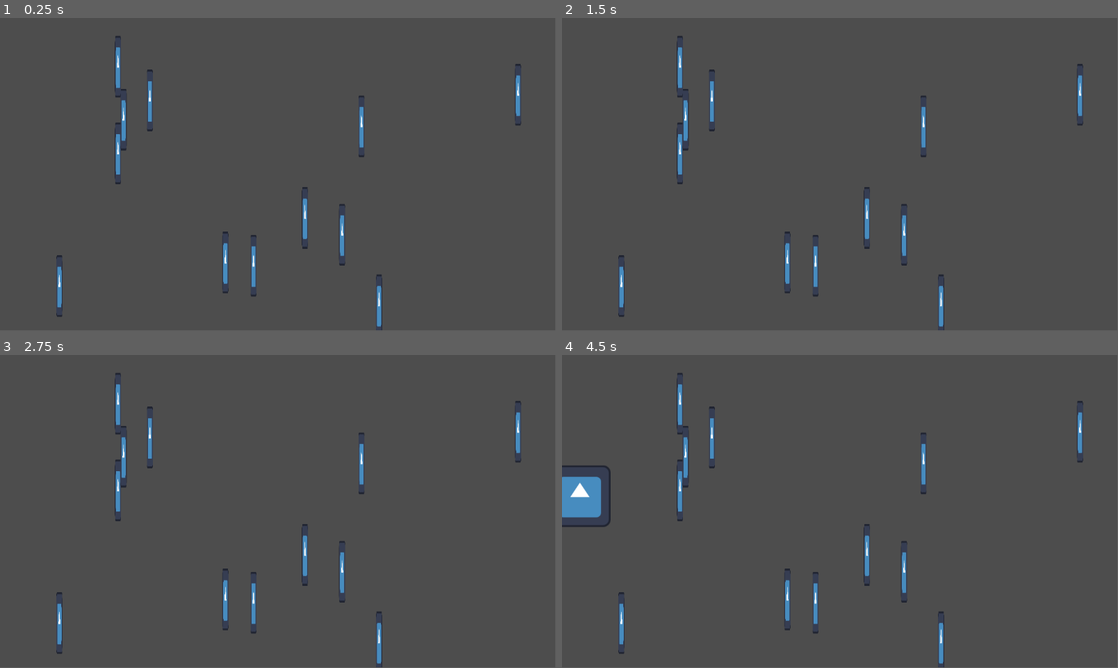
Above: before the commit, frames 1-4 (two rows, left to right).
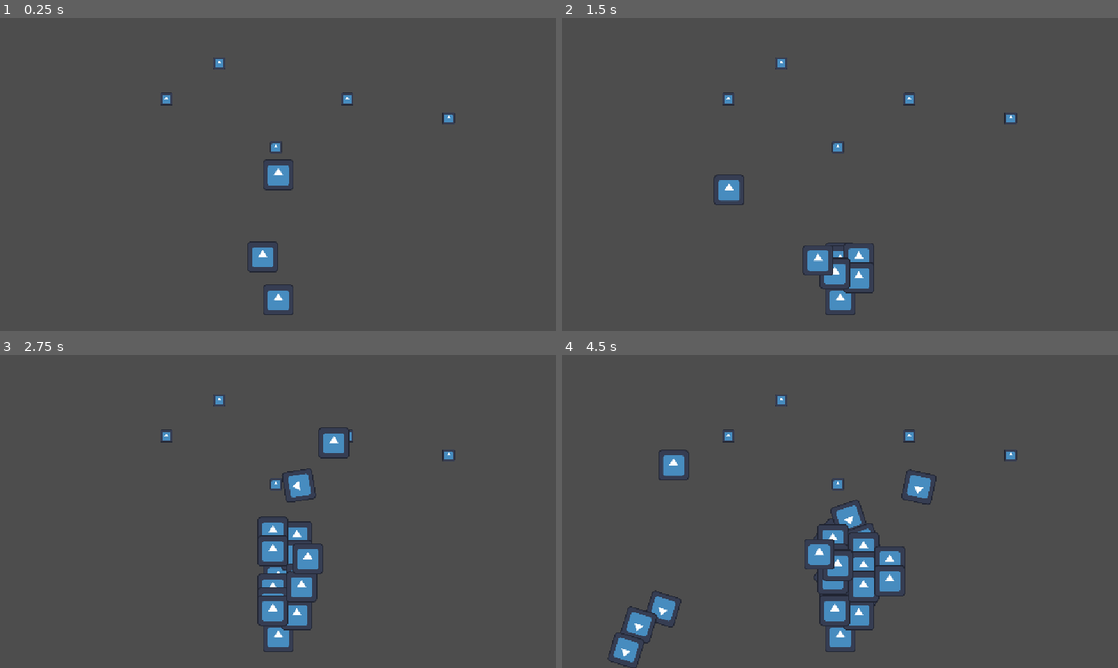
Above: after the commit, the same moments.

Repository: Raattis/ggj25
Game: Godot game, scene res://riku/maailma.tscn
Same seed, same stepped clock (60 frames per second), same inputs: the game is played once before the commit and once after it. Before the commit the project starts from res://vesa.tscn. The engine's default icon, where the game draws it, is replaced by a stand-in: a white triangle on a blue panel in a dark square.
Inputs (mouse positions are in pixels of both pictures, inside the frame that each line leads up to):
- Up to frame 1 (0.25 s): no input
- Up to frame 2 (1.5 s): move the mouse to (962, 158) at 0.52 s; hold Space (launch, bound only after the commit) 0.53-1.28 s; click (962, 158) at 0.8 s; move the mouse to (728, 190) at 1.27 s; click (728, 190) at 1.35 s
- Up to frame 3 (2.75 s): tap Space (launch, bound only after the commit) at 1.55 s; move the mouse to (333, 442) at 2.02 s; hold Space (launch, bound only after the commit) from 2.03 s (still down); click (333, 442) at 2.3 s
- Up to frame 4 (4.5 s): move the mouse to (812, 574) at 2.77 s; release Space (launch, bound only after the commit) at 2.78 s; click (812, 574) at 2.85 s; tap Space (launch, bound only after the commit) at 3.05 s; move the mouse to (1006, 558) at 3.52 s; hold Space (launch, bound only after the commit) 3.53-4.28 s; click (1006, 558) at 3.8 s; move the mouse to (673, 464) at 4.27 s; click (673, 464) at 4.35 s
In our replay, the window is 799x449 before the commit and 800x450 after it. These sizes can differ from the game's own. Grey fills any space a smaller window leaves; there, only what the larger window draws over its background counts as a difference.

The runs differ from the first frame. In frame 1, 2.7% of the frame differs, in the area x 10-94%, y 5-100%; in frame 2, 3.4%; in frame 3, 4.8%; in frame 4, 7.4%, in the area x 0-94%, y 5-100%.

Commit message:
Cluster. Spike. Death. Win.

Diff:
--- a/godot-project/project.godot
+++ b/godot-project/project.godot
@@ -11,14 +11,42 @@
 [application]
 
 config/name="ggj25"
-run/main_scene="uid://j3bp4mwb7p5"
+run/main_scene="res://riku/maailma.tscn"
 config/features=PackedStringArray("4.4", "GL Compatibility")
 config/icon="res://icon.svg"
+
+[display]
+
+window/stretch/mode="canvas_items"
 
 [dotnet]
 
 project/assembly_name="ggj25"
 
+[input]
+
+spawn={
+"deadzone": 0.2,
+"events": [Object(InputEventMouseButton,"resource_local_to_scene":false,"resource_name":"","device":-1,"window_id":0,"alt_pressed":false,"shift_pressed":false,"ctrl_pressed":false,"meta_pressed":false,"button_mask":0,"position":Vector2(0, 0),"global_position":Vector2(0, 0),"factor":1.0,"button_index":1,"canceled":false,"pressed":false,"double_click":false,"script":null)
+, null, Object(InputEventJoypadButton,"resource_local_to_scene":false,"resource_name":"","device":-1,"button_index":0,"pressure":0.0,"pressed":false,"script":null)
+]
+}
+launch={
+"deadzone": 0.2,
+"events": [Object(InputEventKey,"resource_local_to_scene":false,"resource_name":"","device":0,"window_id":0,"alt_pressed":false,"shift_pressed":false,"ctrl_pressed":false,"meta_pressed":false,"pressed":false,"keycode":0,"physical_keycode":32,"key_label":0,"unicode":0,"location":0,"echo":false,"script":null)
+, Object(InputEventJoypadButton,"resource_local_to_scene":false,"resource_name":"","device":-1,"button_index":1,"pressure":0.0,"pressed":false,"script":null)
+, Object(InputEventMouseButton,"resource_local_to_scene":false,"resource_name":"","device":-1,"window_id":0,"alt_pressed":false,"shift_pressed":false,"ctrl_pressed":false,"meta_pressed":false,"button_mask":0,"position":Vector2(0, 0),"global_position":Vector2(0, 0),"factor":1.0,"button_index":2,"canceled":false,"pressed":false,"double_click":false,"script":null)
+]
+}
+
+[physics]
+
+common/max_physics_steps_per_frame=10
+common/physics_jitter_fix=0.0
+2d/default_gravity=200.0
+2d/default_linear_damp=0.3
+2d/default_angular_damp=9.0
+
 [rendering]
 
 renderer/rendering_method="gl_compatibility"
--- /dev/null
+++ b/godot-project/riku/cluster.gd
@@ -0,0 +1,52 @@
+class_name Cluster
+extends RigidBody2D
+
+var impulse_cooldown := 0.0
+
+func _process(delta: float):
+	impulse_cooldown -= delta
+	if global_position.length() > 10000:
+		queue_free()
+
+func _integrate_forces(state: PhysicsDirectBodyState2D):
+	if impulse_cooldown < 0.0 and state.get_contact_count() > 0:
+		var contact_point := state.get_contact_collider_position(0)
+		var collider := state.get_contact_collider_object(0)
+		var pos := state.get_contact_collider_position(0)
+		if get_child_count() == 0:
+			queue_free()
+			return
+		var closest :CollisionShape2D= null
+		var closest_dist :float= INF
+		var closest_pos := Vector2(0,0)
+		for child in get_children() as Array[Node2D]:
+			var dist := (child.global_position - pos).length_squared()
+			if dist < closest_dist:
+				closest = child
+				closest_dist = dist
+				closest_pos = child.global_position
+		closest.queue_free() # TODO: Pop effect
+		apply_impulse((pos - closest_pos).normalized() * -300.0, pos)
+		impulse_cooldown = 0.1
+
+func destroy():
+	for child in get_children() as Array[Node2D]:
+		child.queue_free() # TODO: Pop effect
+	queue_free()
+
+func _on_body_entered(body: Node2D):
+	if (body as StaticBody2D).collision_layer & (1<<3) != 0:
+		destroy()
+	if (body as StaticBody2D).collision_layer & (1<<4) != 0:
+		print("you win!")
+
+func find_closest_spot(pos: Vector2) -> Vector2:
+	var closest_dist :float= INF
+	var closest_pos := Vector2(0,0)
+	for child in get_children() as Array[CollisionShape2D]:
+		var diff := (child.global_position - pos)
+		var dist := diff.length_squared()
+		if dist < closest_dist:
+			closest_dist = dist
+			closest_pos = child.global_position - diff.normalized() * (child.shape as CircleShape2D).radius * 2
+	return closest_pos
--- /dev/null
+++ b/godot-project/riku/death_plane.tscn
@@ -0,0 +1,16 @@
+[gd_scene load_steps=3 format=3 uid="uid://dagu8ijc37k04"]
+
+[ext_resource type="Texture2D" uid="uid://6whcqy7bo0k2" path="res://icon.svg" id="1_vn5dp"]
+
+[sub_resource type="RectangleShape2D" id="RectangleShape2D_v0xw8"]
+size = Vector2(125, 125)
+
+[node name="death_plane" type="StaticBody2D"]
+collision_layer = 8
+collision_mask = 0
+
+[node name="CollisionShape2D" type="CollisionShape2D" parent="."]
+shape = SubResource("RectangleShape2D_v0xw8")
+
+[node name="death_gfx" type="Sprite2D" parent="."]
+texture = ExtResource("1_vn5dp")
--- /dev/null
+++ b/godot-project/riku/kupla.tscn
@@ -0,0 +1,15 @@
+[gd_scene load_steps=3 format=3 uid="uid://bnhnbar28ul86"]
+
+[ext_resource type="Texture2D" uid="uid://6whcqy7bo0k2" path="res://icon.svg" id="1_cglif"]
+
+[sub_resource type="CircleShape2D" id="CircleShape2D_whnvm"]
+radius = 30.0
+
+[node name="kupla" type="RigidBody2D"]
+
+[node name="Sprite2D" type="Sprite2D" parent="."]
+scale = Vector2(0.5, 0.5)
+texture = ExtResource("1_cglif")
+
+[node name="CollisionShape2D" type="CollisionShape2D" parent="."]
+shape = SubResource("CircleShape2D_whnvm")
--- /dev/null
+++ b/godot-project/riku/kupla_coll.tscn
@@ -0,0 +1,7 @@
+[gd_scene load_steps=2 format=3 uid="uid://b667h66t1lub6"]
+
+[sub_resource type="CircleShape2D" id="CircleShape2D_whnvm"]
+radius = 30.0
+
+[node name="kupla_coll" type="CollisionShape2D"]
+shape = SubResource("CircleShape2D_whnvm")
--- /dev/null
+++ b/godot-project/riku/kupla_gfx.tscn
@@ -0,0 +1,7 @@
+[gd_scene load_steps=2 format=3 uid="uid://btuij7cpukcjs"]
+
+[ext_resource type="Texture2D" uid="uid://6whcqy7bo0k2" path="res://icon.svg" id="1_jy8uv"]
+
+[node name="kupla_gfx" type="Sprite2D"]
+scale = Vector2(0.5, 0.5)
+texture = ExtResource("1_jy8uv")
--- a/godot-project/riku/kursori.gd
+++ b/godot-project/riku/kursori.gd
@@ -1,20 +1,57 @@
 extends Node2D
 
-@onready var shape_cast_2d = $ShapeCast2D
-@onready var kupla = $"../kupla"
-@onready var uusi_kupla = $Sprite2D
+@onready var target :Cluster= $"../cluster"
+@onready var uusi_kupla :Node2D= $"../uusi_kupla"
+const KUPLA_GFX := preload("res://riku/kupla_gfx.tscn")
+const KUPLA_COLL := preload("res://riku/kupla_coll.tscn")
 
 var target_position := Vector2(0,0)
-var radius := 1.0
+var was_pressd := false
+var launch_cooldown := 0.5
 
 func _ready():
-	radius = (kupla.find_children("*", "CollisionShape2D")[0] as CollisionShape2D).shape.radius
-	shape_cast_2d.scale = Vector2(1,1) * radius / 10.0
-	target_position = kupla.global_position
+	var rect := get_viewport().get_visible_rect()
+	target.global_position.y = rect.position.y + rect.size.y * 0.9
+	target.global_position.x = rect.position.x + rect.size.x * 0.5
+	target_position = target.global_position
 
-func _process(delta):
+func _process(delta: float):
 	position = get_parent().get_local_mouse_position()
-	shape_cast_2d.target_position = target_position - position
-	for coll in shape_cast_2d.collision_result:
-		uusi_kupla.global_position = coll.point + coll.normal * radius
-		break
+	var target_pos := target.find_closest_spot(position)
+	var t :float= 1.0 - pow(0.00001, delta)
+	uusi_kupla.global_position = lerp(uusi_kupla.global_position, target_pos, t)
+	if Input.is_action_pressed("spawn"):
+		if not was_pressd:
+			was_pressd = true
+			var cll = KUPLA_COLL.instantiate()
+			var gfx = KUPLA_GFX.instantiate()
+			cll.add_child(gfx)
+			target.add_child(cll)
+			cll.global_position = uusi_kupla.global_position
+			#gfx.global_position = uusi_kupla.global_position
+			launch()
+	else:
+		was_pressd = false
+	launch_cooldown -= delta
+	if launch_cooldown < 0:
+		launch()
+
+	if Input.is_mouse_button_pressed(MOUSE_BUTTON_RIGHT):
+		Engine.physics_ticks_per_second = 120
+		Engine.time_scale = 2
+	else:
+		Engine.physics_ticks_per_second = 60
+		Engine.time_scale = 1
+
+func launch():
+	launch_cooldown = 1.0
+	var new :RigidBody2D= target.duplicate()
+	get_parent().add_child(new)
+	get_parent().move_child(new, target.get_index())
+	new.collision_layer = 2
+	new.collision_mask = ((1<<8)-1) & ~3
+	new.gravity_scale = -1.0
+
+func _input(event: InputEvent):
+	if event.is_action_pressed("launch"):
+		launch()
--- a/godot-project/riku/kursori.tscn
+++ b/godot-project/riku/kursori.tscn
@@ -1,15 +1,14 @@
 [gd_scene load_steps=4 format=3 uid="uid://dafehync2qrhk"]
 
 [ext_resource type="Script" uid="uid://sqcgrmay8wrn" path="res://riku/kursori.gd" id="1_v32km"]
-[ext_resource type="Texture2D" uid="uid://6whcqy7bo0k2" path="res://icon.svg" id="2_duxlm"]
+[ext_resource type="PackedScene" uid="uid://btuij7cpukcjs" path="res://riku/kupla_gfx.tscn" id="2_v32km"]
 
 [sub_resource type="CircleShape2D" id="CircleShape2D_cspln"]
 
 [node name="kursori" type="Node2D"]
 script = ExtResource("1_v32km")
 
-[node name="Sprite2D" type="Sprite2D" parent="."]
-texture = ExtResource("2_duxlm")
-
 [node name="ShapeCast2D" type="ShapeCast2D" parent="."]
 shape = SubResource("CircleShape2D_cspln")
+
+[node name="kupla_gfx" parent="." instance=ExtResource("2_v32km")]
--- /dev/null
+++ b/godot-project/riku/maailma.tscn
@@ -0,0 +1,60 @@
+[gd_scene load_steps=8 format=3 uid="uid://cqafjyevtvphh"]
+
+[ext_resource type="PackedScene" uid="uid://dafehync2qrhk" path="res://riku/kursori.tscn" id="1_c3fsg"]
+[ext_resource type="Script" uid="uid://ctngu81qq6mn4" path="res://riku/cluster.gd" id="1_v0xw8"]
+[ext_resource type="PackedScene" uid="uid://btuij7cpukcjs" path="res://riku/kupla_gfx.tscn" id="2_cspln"]
+[ext_resource type="PackedScene" uid="uid://b667h66t1lub6" path="res://riku/kupla_coll.tscn" id="3_h4tqo"]
+[ext_resource type="PackedScene" uid="uid://xjwqtpiaaa4o" path="res://riku/piikki.tscn" id="4_h4tqo"]
+[ext_resource type="PackedScene" uid="uid://dagu8ijc37k04" path="res://riku/death_plane.tscn" id="5_1f6c8"]
+[ext_resource type="PackedScene" uid="uid://c1iba0jrj8j7w" path="res://riku/win_plane.tscn" id="6_1f6c8"]
+
+[node name="maailma" type="Node2D"]
+
+[node name="cluster" type="RigidBody2D" parent="."]
+position = Vector2(572, 590)
+collision_mask = 0
+gravity_scale = 0.0
+continuous_cd = 2
+contact_monitor = true
+max_contacts_reported = 10
+script = ExtResource("1_v0xw8")
+
+[node name="kupla_coll" parent="cluster" instance=ExtResource("3_h4tqo")]
+
+[node name="kupla_gfx" parent="cluster/kupla_coll" instance=ExtResource("2_cspln")]
+
+[node name="piikki" parent="." instance=ExtResource("4_h4tqo")]
+position = Vector2(571, 267)
+
+[node name="piikki2" parent="." instance=ExtResource("4_h4tqo")]
+position = Vector2(719, 167)
+
+[node name="piikki3" parent="." instance=ExtResource("4_h4tqo")]
+position = Vector2(344, 167)
+
+[node name="piikki4" parent="." instance=ExtResource("4_h4tqo")]
+position = Vector2(454, 93)
+
+[node name="piikki5" parent="." instance=ExtResource("4_h4tqo")]
+position = Vector2(929, 207)
+
+[node name="death_plane" parent="." instance=ExtResource("5_1f6c8")]
+position = Vector2(-71, 322)
+scale = Vector2(1, 5.53272)
+
+[node name="death_plane2" parent="." instance=ExtResource("5_1f6c8")]
+position = Vector2(1225, 325)
+scale = Vector2(1, 5.53272)
+
+[node name="win_plane" parent="." instance=ExtResource("6_1f6c8")]
+position = Vector2(594, -391)
+scale = Vector2(10, 1)
+
+[node name="uusi_kupla" type="Node2D" parent="."]
+
+[node name="kupla_gfx" parent="uusi_kupla" instance=ExtResource("2_cspln")]
+
+[node name="kursori" parent="." instance=ExtResource("1_c3fsg")]
+position = Vector2(378, -80)
+
+[connection signal="body_entered" from="cluster" to="cluster" method="_on_body_entered"]
--- /dev/null
+++ b/godot-project/riku/piikki.tscn
@@ -0,0 +1,16 @@
+[gd_scene load_steps=3 format=3 uid="uid://xjwqtpiaaa4o"]
+
+[ext_resource type="Texture2D" uid="uid://6whcqy7bo0k2" path="res://icon.svg" id="1_pa8mk"]
+
+[sub_resource type="CircleShape2D" id="CircleShape2D_cspln"]
+
+[node name="piikki" type="StaticBody2D"]
+collision_layer = 4
+collision_mask = 4
+
+[node name="gfx" type="Sprite2D" parent="."]
+scale = Vector2(0.2, 0.2)
+texture = ExtResource("1_pa8mk")
+
+[node name="coll" type="CollisionShape2D" parent="."]
+shape = SubResource("CircleShape2D_cspln")
--- /dev/null
+++ b/godot-project/riku/win_plane.tscn
@@ -0,0 +1,16 @@
+[gd_scene load_steps=3 format=3 uid="uid://c1iba0jrj8j7w"]
+
+[ext_resource type="Texture2D" uid="uid://6whcqy7bo0k2" path="res://icon.svg" id="1_0bpaq"]
+
+[sub_resource type="RectangleShape2D" id="RectangleShape2D_v0xw8"]
+size = Vector2(125, 125)
+
+[node name="win_plane" type="StaticBody2D"]
+collision_layer = 16
+collision_mask = 0
+
+[node name="CollisionShape2D" type="CollisionShape2D" parent="."]
+shape = SubResource("RectangleShape2D_v0xw8")
+
+[node name="death_gfx" type="Sprite2D" parent="."]
+texture = ExtResource("1_0bpaq")
Not shown, added: godot-project/riku/cluster.gd.uid
